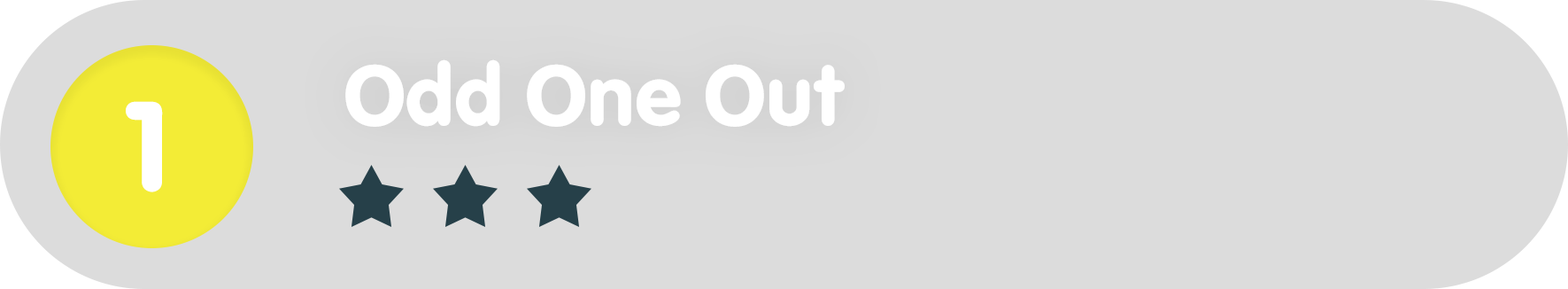
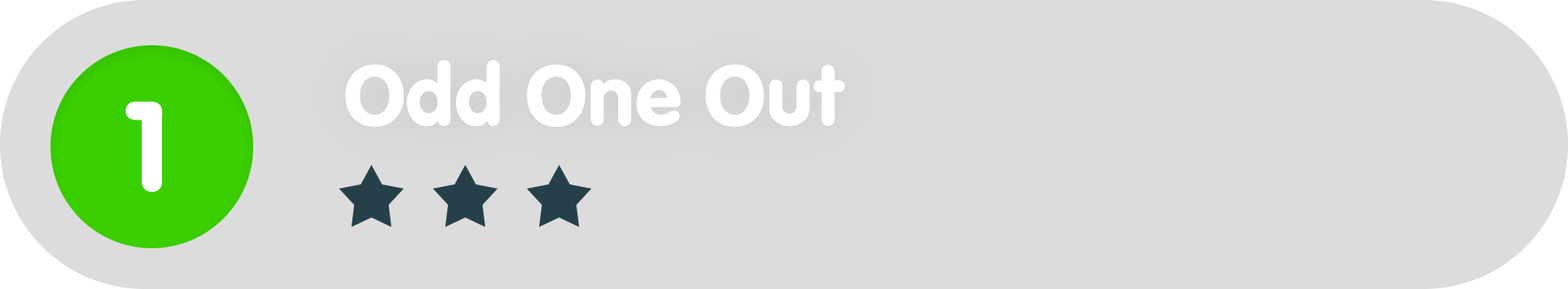
Layer changes from the first w=1568, h=289 image to the second:
painted on "Ellipse_green" over [50, 45, 254, 248]
